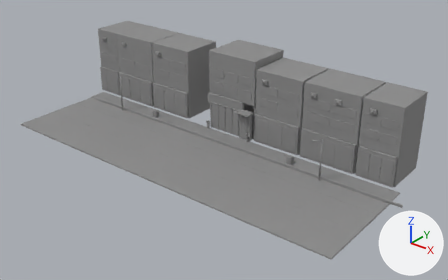
The glTF model assets/environments/coffebar_street/coffebar_street_clay_proxy.glb: old version first, new version second.
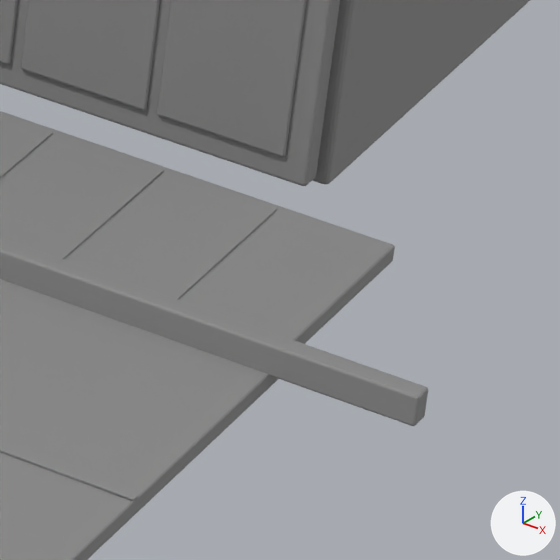
The first picture shows the older version from a 50 mm lens placed at (39.8, -46.7, 30.4), pointed at (2.4, 0.1, 1.4). The close-ups show the older and then the newer version on the part from 82% to 92% of the width and 61% to 78% of the height of that picture. Only the edits that show in the close-ups are written down. The axes (+X, +Y, +Z) are drawn at lower right. The lights are the same throughout. Where no turn or scale is listed for an object, it has been applied to the vertices.

Names of what the first close-up shows: 'CornerShop_R_Glass_0', 'CornerShop_R_Glass_1', 'CornerShop_R_Glass_2', 'CornerShop_R_GroundFrame', 'CornerShop_R_Shell', 'Curb', 'ParkingEdgeLine', 'Road_Wet_Asphalt', 'Sidewalk' and 3 more.
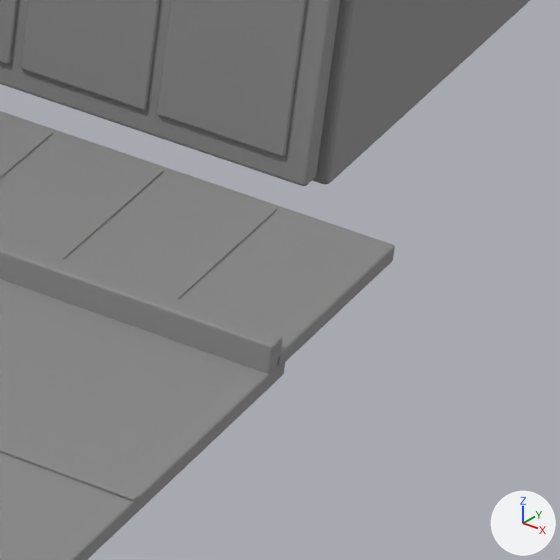
What differs and where, as boxes [x1, y1, x2, y2] in the close-ups (560 x 560 px):
'Curb', moved
    before: [0, 237, 428, 426]
    after: [0, 237, 282, 374]

Patch to the scene script:
```diff
--- a/assets/environments/coffebar_street/coffebar_street_clay_proxy.glb.py
+++ b/assets/environments/coffebar_street/coffebar_street_clay_proxy.glb.py
@@ ob_curb @@
 ob_curb = bpy.data.objects.new('Curb', me_coffebar_street_with_jeep_cube_003)
-ob_curb.location = (1.219, 1.48, 0.13)
+ob_curb.location = (0.0, 1.48, 0.13)
```
